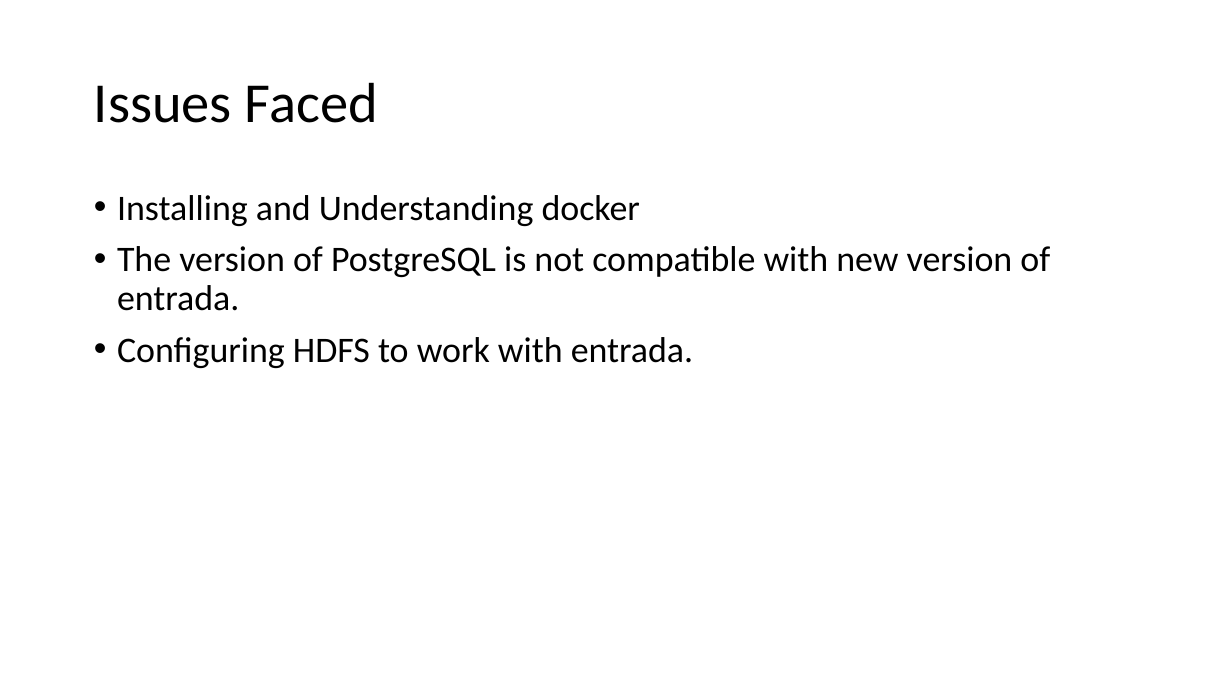
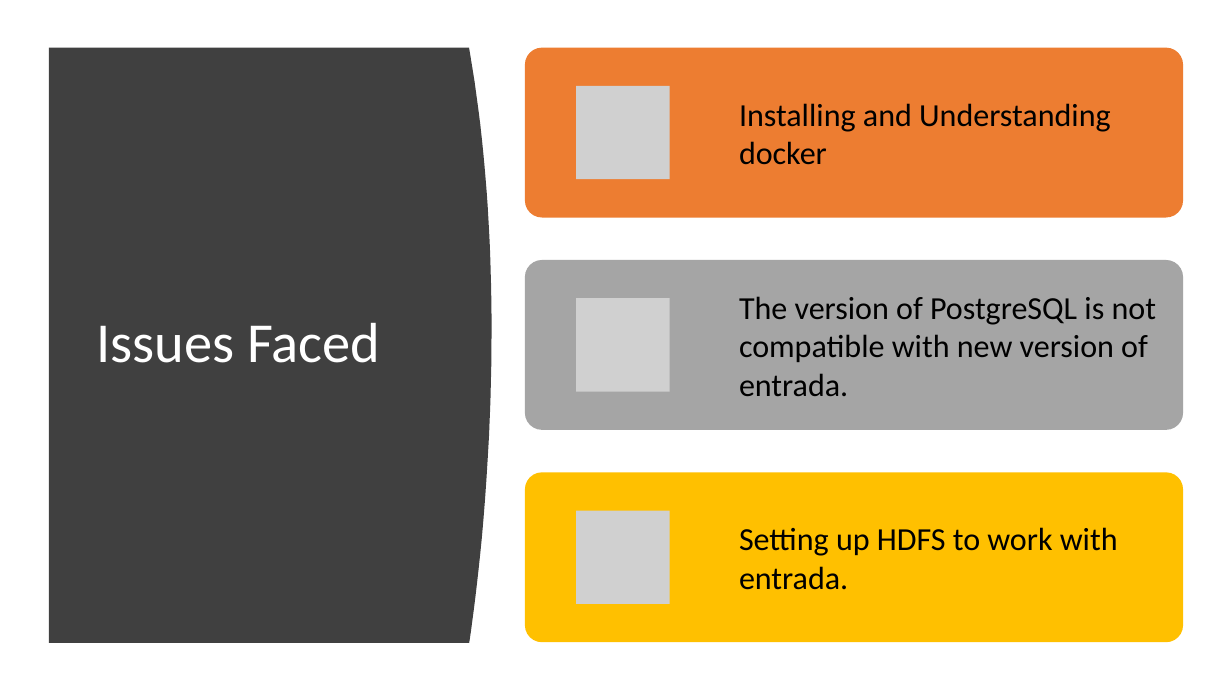
Before and after one commit to Aliii98/osoc19, a slide deck: slide 15 of OSOC-Final.pptx (slide 14 before the commit). Drawn at 1232x693 pixels with LibreOffice and Linux fonts; fonts in the diff are those of the drawing; grey boxes stand for pictures. Boxes give left, top, right and bottom in pixels: in the first picture for what was removed or moved away, otherwise in the second. Text is boxed around its words. In the diff, an @@ line names an element or a change of style, - is before the commit and + after.

```diff
--- a/OSOC-Final.pptx
+++ b/OSOC-Final.pptx
@@ freeform shape added at bbox=[49, 48, 492, 643], fill #404040 @@
@@ title "Issues Faced": place and size @@
-title "Issues Faced" at bbox=[94, 82, 378, 123]
+title "Issues Faced" at bbox=[96, 323, 380, 363]
@@ title "Issues Faced" at bbox=[96, 323, 380, 363]: text colour #000000 to #FFFFFF @@
@@ text removed at bbox=[117, 195, 1050, 368] @@
-• Installing and Understanding docker
-• The version of PostgreSQL is not compatible with new version of entrada.
-• Configuring HDFS to work with entrada.
@@ group added at bbox=[525, 48, 1183, 642]: 3 rounded rectangles, 3 pictures, 3 texts @@
+Installing and Understanding docker
+The version of PostgreSQL is not compatible with new version of entrada.
+Setting up HDFS to work with entrada.
```
Also in this commit, not shown: 18 other slides changed, 2 slides added.
